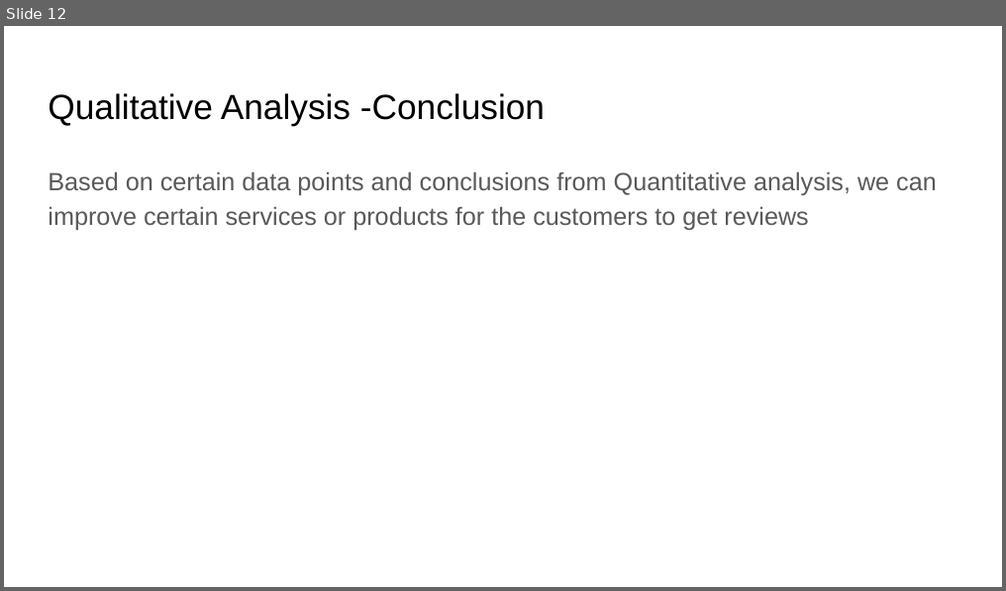
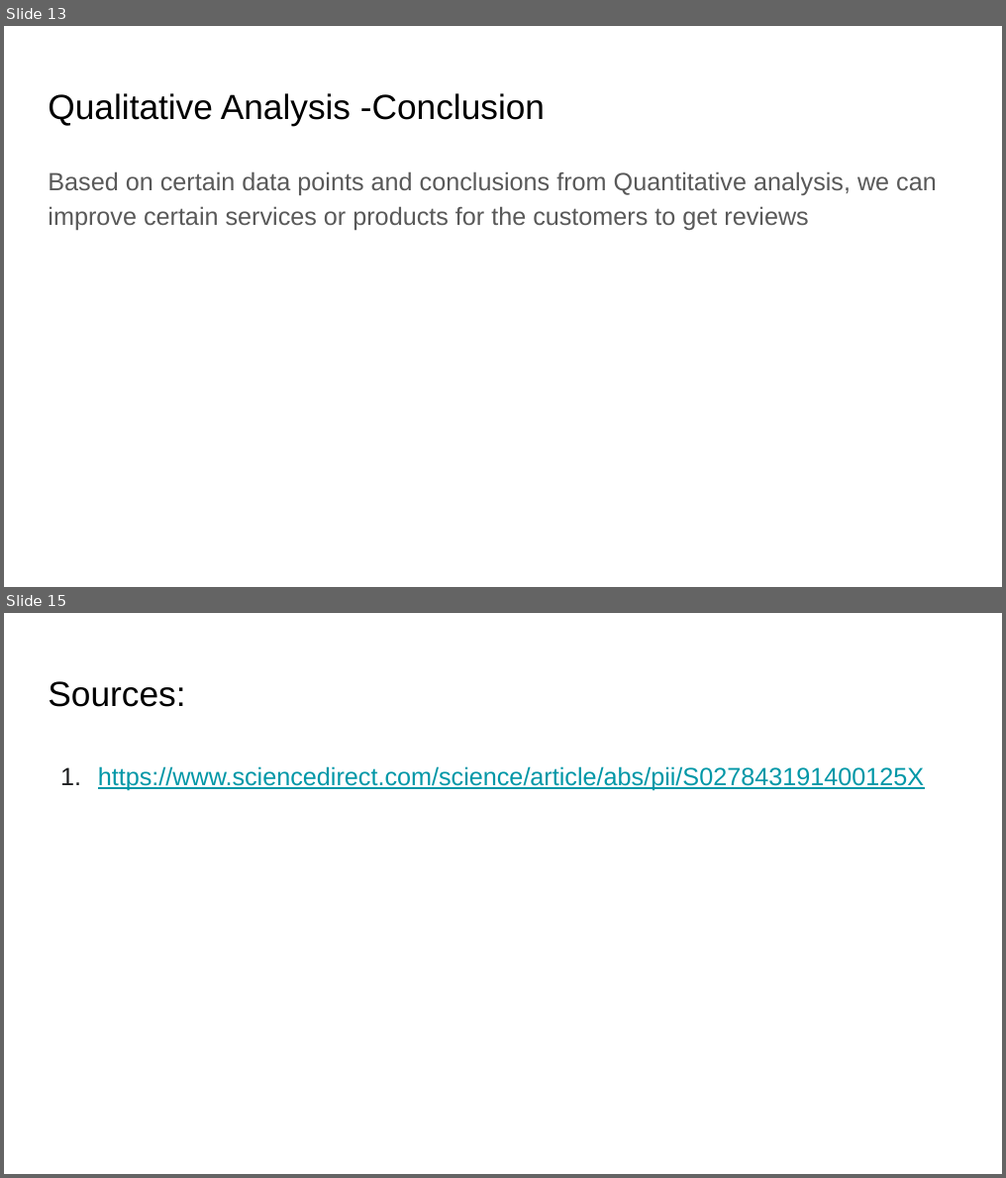
Before and after one commit to vipulswamy/Luxury-Hotel-Reviews, a slide deck: slides/final_presentation.pptx. Shown one above the other, each under a label of ours: slide 12 before the commit, slides 13 and 15 after it; the slides between them are not shown. The pictures are 1006x591 and 1006x1178 pixels, drawn with LibreOffice and Linux fonts; fonts in the diff are those of the drawing. Boxes give left, top, right and bottom in pixels: in the first picture for what was removed or moved away, otherwise in the second. Text is boxed around its words. In the diff, an @@ line names an element or a change of style, - is before the commit and + after.

```diff
--- a/slides/final_presentation.pptx
+++ b/slides/final_presentation.pptx
@@ slide 15 added at (x1=4, y1=613, x2=1002, y2=1174), background #FFFFFF @@
@@ title added at (x1=48, y1=681, x2=185, y2=707), 25.2 pt, text #000000 @@
+Sources:
@@ text added at (x1=98, y1=766, x2=924, y2=791), 18 pt, text #0097A7, underline @@
+1. https://www.sciencedirect.com/science/article/abs/pii/S027843191400125X
@@ what was slide 12 is now slide 13 @@
```
Also in this commit, not shown: 2 slides changed, 2 other slides added, 1 slide removed.
